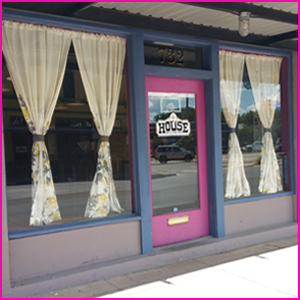
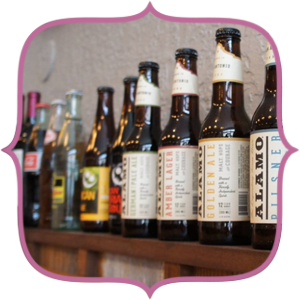
Layered file, before and after one edit (300x300). Changes by layer:
hid "Layer 10" over <box>0,0,300,300</box>
added layer "border" above "Layer 5 copy" over <box>0,0,300,300</box>
showed "Layer 6", moved it above "mask" over <box>0,0,300,300</box>
added layer "mask" above "Layer 3" over <box>0,0,300,300</box>
